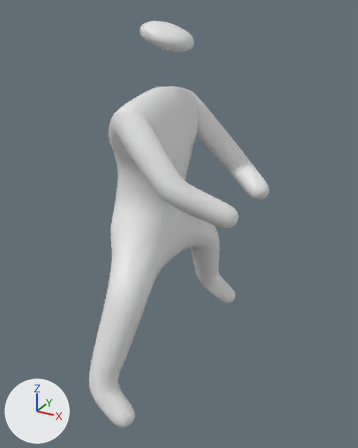
The FBX model unreal/DragonRider/SourceArt/rider.fbx as it was, and as the next commit left it.
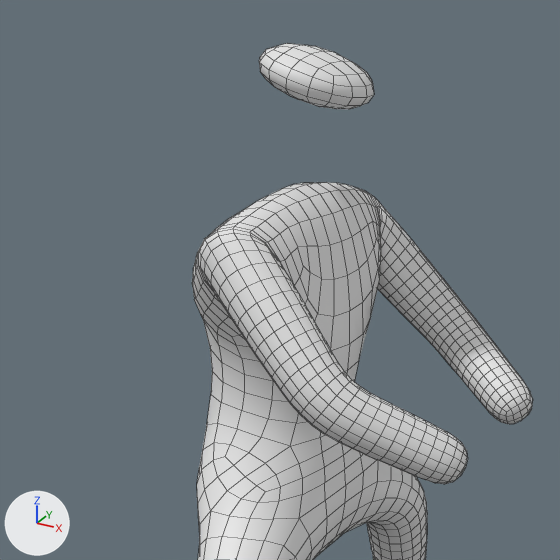
Each version appears first whole from a 50 mm lens placed at (1.39, -2.14, 1.09), pointed at (0.23, -0.04, 0.04), and next in a close-up on the part from 5% to 79% of the width and 0% to 59% of the height. Arrows for +X, +Y and +Z are at lower left; the lights stay in place. The older version's two pictures come first. The close-ups show mesh edges as thin lines.

Names of what the first close-up shows: 'Rider'.
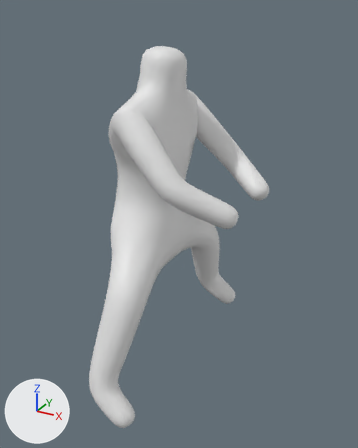
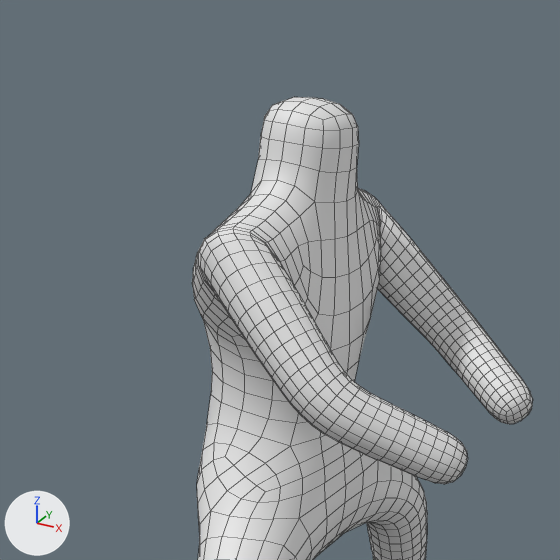
Pixel boxes (x1, y1, x2, y2) of what changed, in the close-ups (560 x 560 px; the box of a moved part takes in the faces that stretch with it):
'Rider', reshaped
    before: (192, 43, 533, 560)
    after: (192, 97, 533, 560)
part 1 of me_torso, moved or reshaped
    before: (244, 43, 376, 279)
    after: (230, 97, 376, 277)

The edits, one by one:
me_torso is used by ob_rider; location (0.0, 0.0, 0.0).
me_torso had 2220 vertices, 2216 faces and spanned x -0.12..0.63, y -0.69..0.69, z -0.82..1.03.
me_torso now has 2186 vertices, 2184 faces and spans x -0.12..0.63, y -0.69..0.69, z -0.82..0.91.
Part 1, on me_torso:
102 vertices are removed from x 0.02..0.27, y -0.13..0.13, z 0.67..1.03.
123 faces are deleted.
6 vertices in x 0.18..0.21, y -0.14..0.14, z 0.61..0.67 move by (0.01, 0.0, 0.01).
4 vertices in x -0.04..0.03, y -0.16..-0.05, z 0.58..0.68 move by (0.0, 0.0, 0.01).
3 vertices in x 0.0..0.01, y 0.01..0.17, z 0.64..0.66 move by (-0.01, 0.0, 0.01).
33 vertices move from x -0.02..0.21, y -0.15..0.16, z 0.6..0.9 to x -0.02..0.23, y -0.16..0.16, z 0.62..0.9.
62 vertices are added at x 0.02..0.24, y -0.11..0.11, z 0.71..0.91.
6 new vertices lie (0.0, 0.0, 0.04) away from vertices in x 0.09..0.24, y -0.11..0.11, z 0.81..0.83.
58 new faces join them, mat_rider_skin (white #e7e7e7).
33 new faces join them, mat_rider_cloak (white #e7e7e7).
